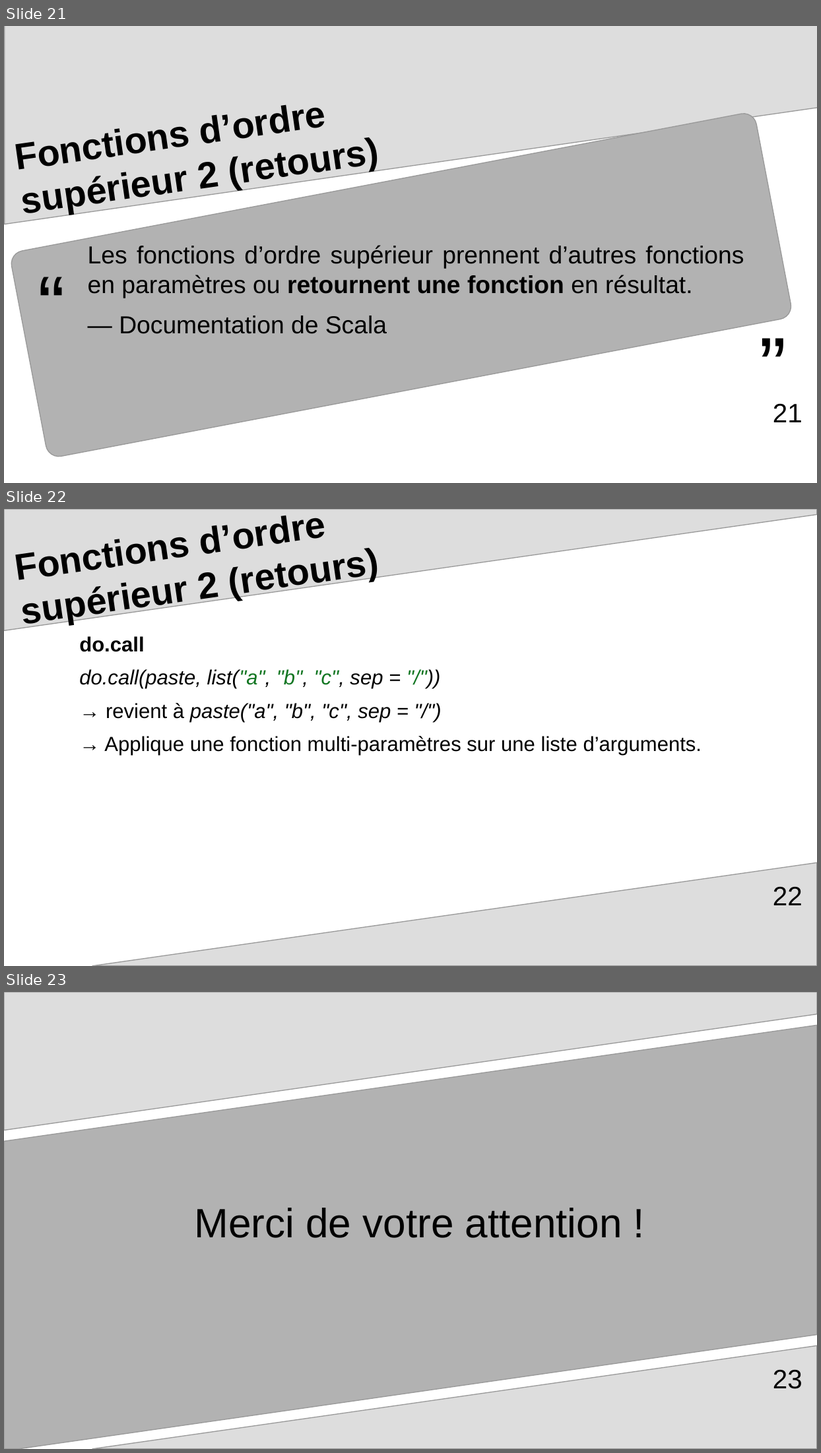
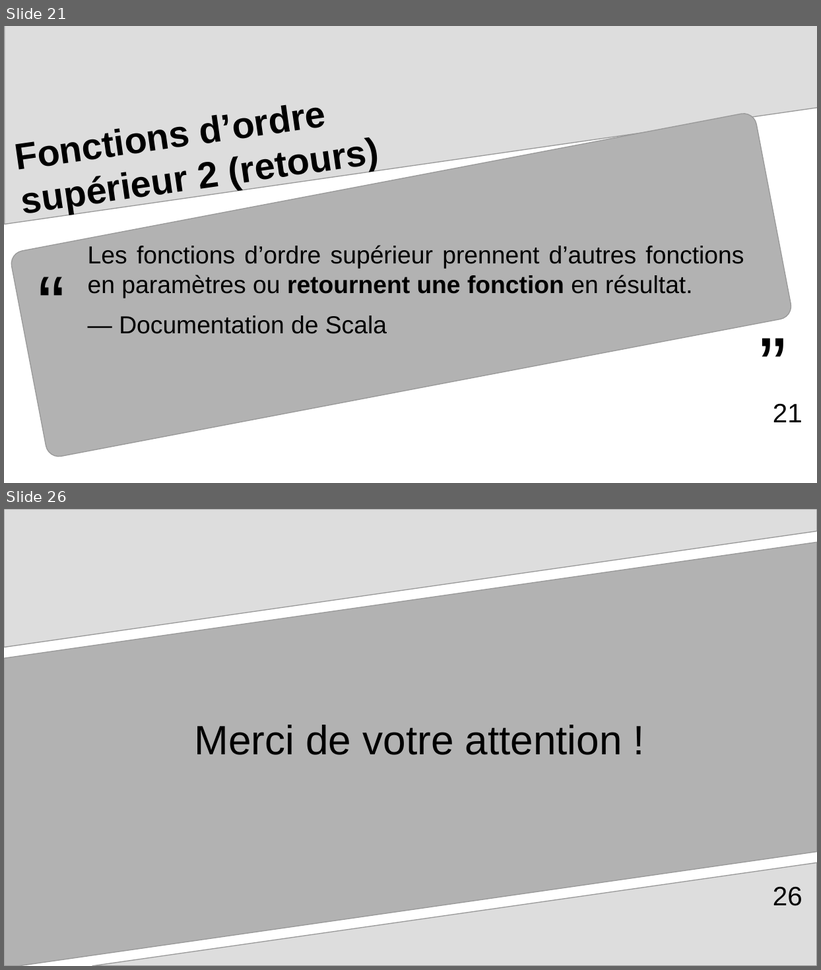
Before and after one commit to arnaud-feldmann/formation_r_drieets_prog_fonctionnelle, a slide deck: presentation.odp. Shown one above the other, each under a label of ours: slides 21, 22 and 23 before the commit, slides 21 and 26 after it; the slides between them are not shown. The pictures are 821x1453 and 821x970 pixels, drawn with LibreOffice and Linux fonts; fonts in the diff are those of the drawing. Boxes give left, top, right and bottom in pixels: in the first picture for what was removed or moved away, otherwise in the second. Text is boxed around its words. In the diff, an @@ line names an element or a change of style, - is before the commit and + after.

Commit message:
presentation : fonctions d'ordre supérieur 2

```diff
--- a/presentation.odp
+++ b/presentation.odp
@@ slide 22 removed at (x1=4, y1=509, x2=817, y2=966), background #FFFFFF; not listed: 1 template element that a slide beside it also shows @@
@@ freeform shape removed at (x1=4, y1=509, x2=817, y2=630) @@
@@ title removed at (x1=199, y1=516, x2=292, y2=603) @@
-Fonctions d’ordre
-supérieur 2 (retours)
@@ text removed at (x1=79, y1=636, x2=702, y2=756) @@
-do.call
-do.call(paste, list("a", "b", "c", sep = "/"))
-→ revient à paste("a", "b", "c", sep = "/")
-→ Applique une fonction multi-paramètres sur une liste d’arguments.
@@ page number removed at (x1=773, y1=887, x2=803, y2=906) @@
-22
@@ what was slide 23 is now slide 26 @@
@@ page number at (x1=773, y1=887, x2=803, y2=906): text changed @@
-23
+26
```
Also in this commit, not shown: 4 slides added.
